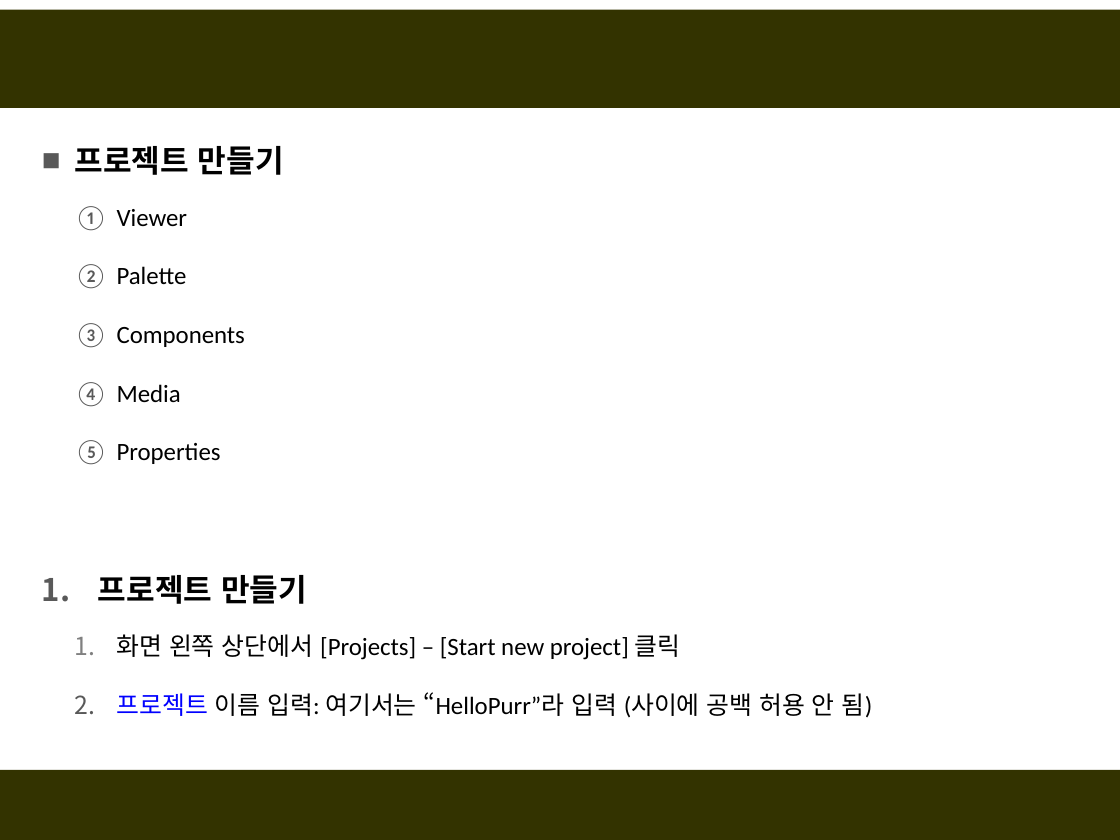
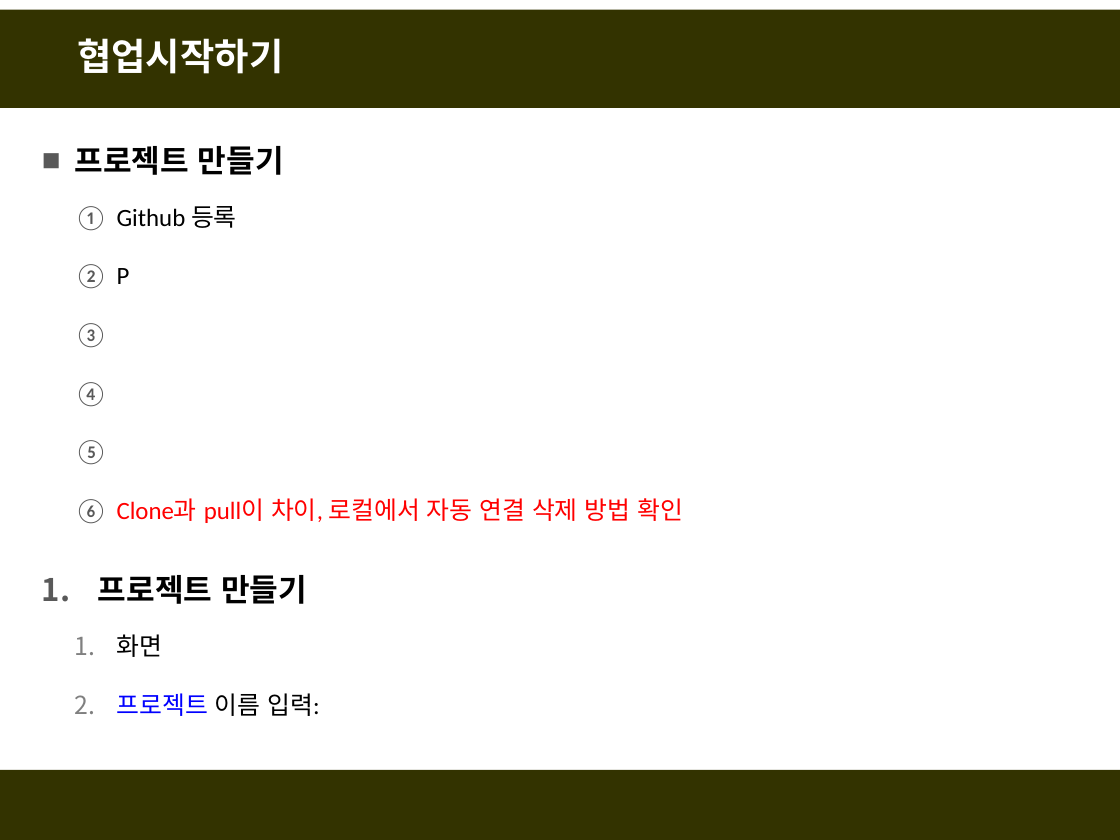
Before and after one commit to fasthill/github-lecture, a slide deck: slide 29 of git및github첫걸음.pptx (slide 21 before the commit). Drawn at 1120x840 pixels with LibreOffice and Linux fonts; fonts in the diff are those of the drawing. Boxes give left, top, right and bottom in pixels: in the first picture for what was removed or moved away, otherwise in the second. Text is boxed around its words. In the diff, an @@ line names an element or a change of style, - is before the commit and + after.

```diff
--- a/git및github첫걸음.pptx
+++ b/git및github첫걸음.pptx
@@ title added at [77,38,283,74], 24 pt, text #FFFFFF, bold @@
+협업시작하기
@@ text at [117,206,683,523]: text changed; text colour #000000 to #FF0000 @@
-  1. Viewer
-  2. Palette
-  3. Components
-  4. Media
-  5. Properties
+  1. Github 등록
+  2. P
+  3. Clone과 pull이 차이, 로컬에서 자동 연결 삭제 방법 확인
@@ text at [117,634,319,716]: text changed @@
-  1. 화면 왼쪽 상단에서 [Projects] – [Start new project] 클릭
-  2. 프로젝트 이름 입력: 여기서는 “HelloPurr”라 입력 (사이에 공백 허용 안 됨)
+  1. 화면
+  2. 프로젝트 이름 입력:
```
Also in this commit, not shown: 4 other slides changed, 10 slides added, 4 slides removed.
